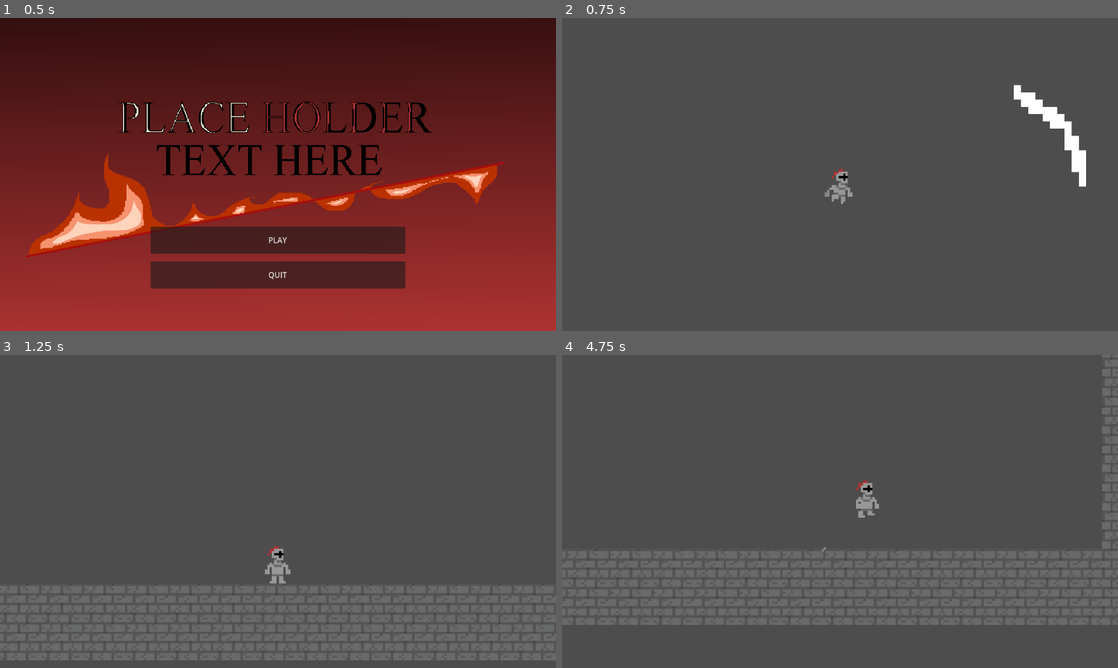
Above: before the commit, frames 1-4 (two rows, left to right).
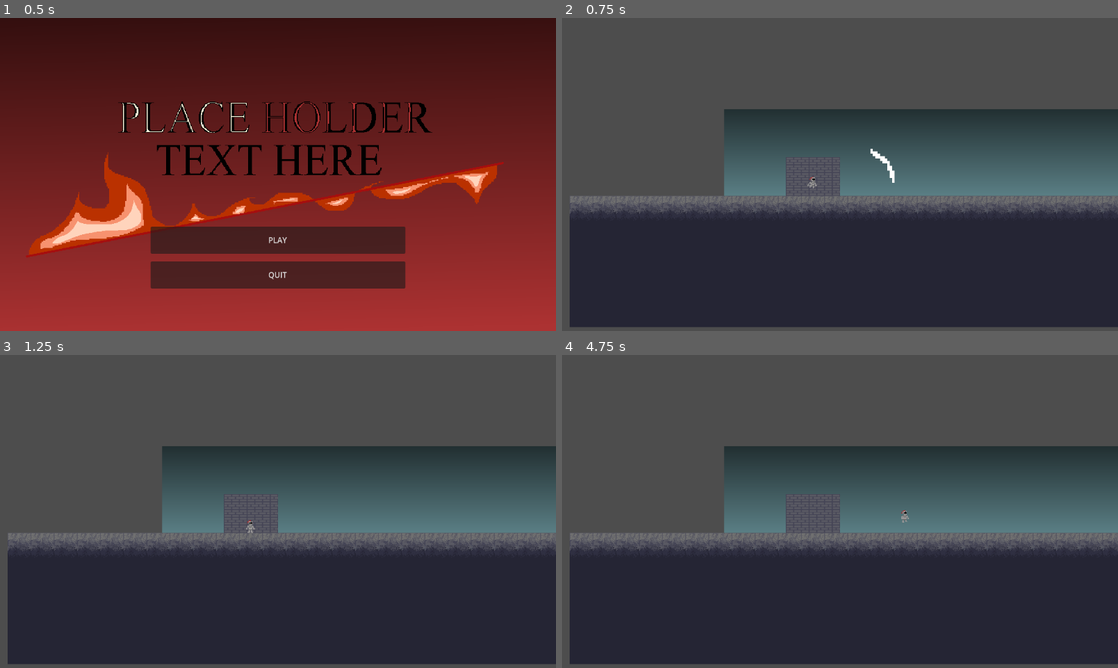
Above: after the commit, the same moments.

Repository: Owen-Harper25/Hollow-Clone
Game: Godot game, scene res://Scenes/title_screen_gui.tscn
Two runs of this game, one before a commit and one after it. Both use one fixed random seed, a clock stepped at 60 frames per second and the inputs below.
Inputs:
- Up to frame 1 (0.5 s): no input
- Up to frame 2 (0.75 s): click "PLAY" at 0.5 s
- Up to frame 3 (1.25 s): no input
- Up to frame 4 (4.75 s): hold D (right) 1.28-2.78 s; tap Shift (sprint) every 0.75 s from 1.35 to 4.35 s; tap Space (jump) at 1.52, 2.27, 3.77, 4.52 s; hold A (left) 2.78-3.53 s; hold D (right) from 3.53 s (still down)

Frame 1 is identical in both runs. In frame 2, 52% of the frame differs, in the area x 1-100%, y 21-99%; in frame 3, 51%; in frame 4, 52%, in the area x 0-100%, y 0-99%.

Commit message:
Map 1 switch

Diff:
--- a/Scripts/player.gd
+++ b/Scripts/player.gd
@@ -15,15 +15,17 @@
 
 ## The values for the jump direction, default is UP or -1
 enum JUMP_DIRECTIONS {UP = -1, DOWN = 1}
+
+
 var canSpawnParticle = true
 var DUST_PARTICLE = preload("res://Scenes/DustParticle.tscn")
-
 @onready var feet: Marker2D = $Feet
 @export var attack_damage: int = 1  # Damage dealt to enemies
 @export var attack_cooldown: float = 1.0  # Attack cooldown time
 @export var allow_diagonal: bool = true  # Set false to restrict diagonal movement
 @onready var attack_timer: Timer = $"Timers/Attack Timer"  # Timer to control attack duration
 @onready var attack_arc: Node2D = $AttackArc
+
 
 ## The path to the character's [Sprite2D] node.  If no node path is provided the [param PLAYER_SPRITE] will be set to [param $Sprite2D] if it exists.
 @export_node_path("Sprite2D") var PLAYER_SPRITE_PATH: NodePath
--- a/Scripts/title_screen_gui.gd
+++ b/Scripts/title_screen_gui.gd
@@ -5,5 +5,5 @@
 
 
 func _on_play_game_button_down() -> void:
-	get_tree().change_scene_to_file("res://Scenes/game_manager.tscn")
+	get_tree().change_scene_to_file("res://Scenes/map_1.tscn")
 	pass # Replace with function body.
